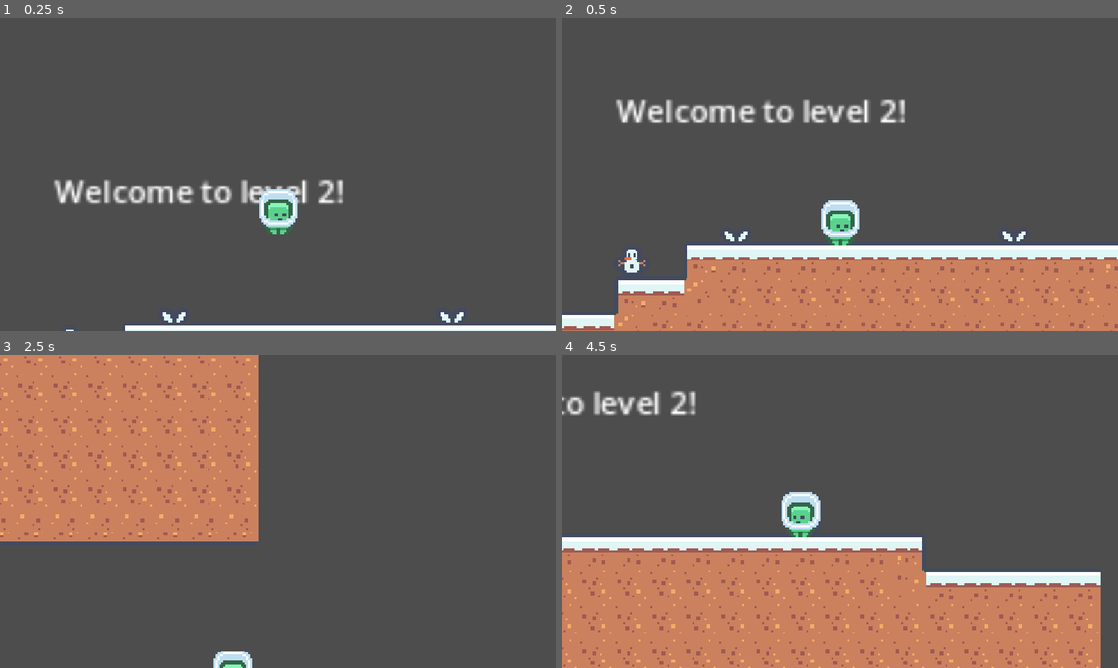
Above: before the commit, frames 1-4 (two rows, left to right).
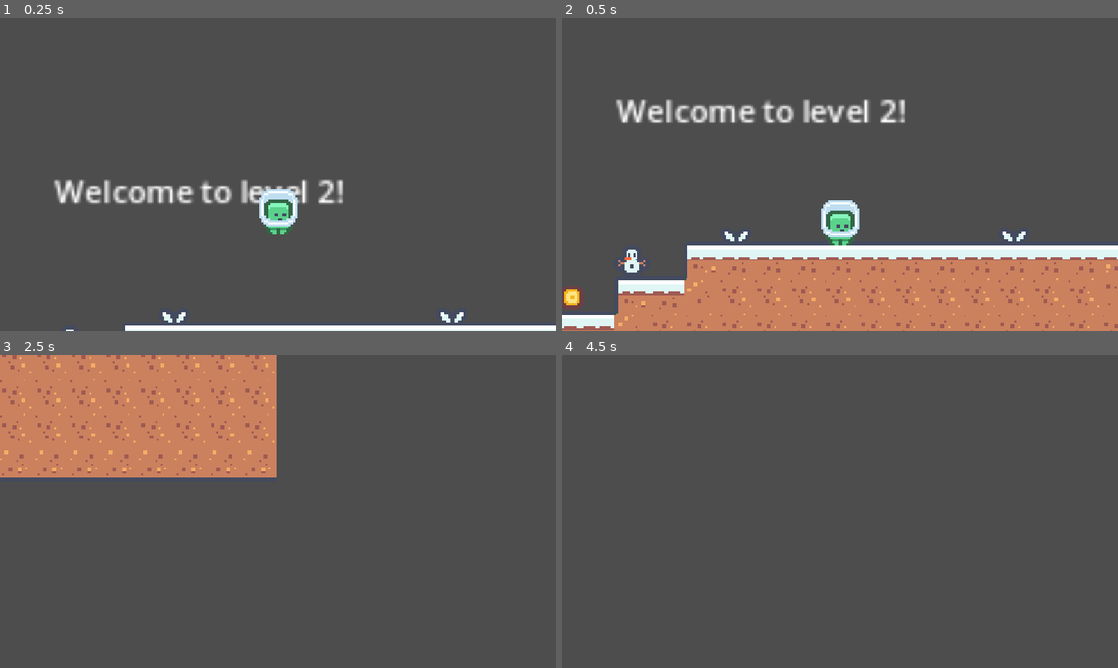
Above: after the commit, the same moments.

Repository: MAL-11DGT-2025/92005-sprint-1-Dekoder-py-school
Game: Godot game, scene res://scenes/level_two/level_two.tscn
The game is run twice, just before and just after one commit, with the same random seed, the same clock (stepped at 60 frames per second) and the same inputs. This scene is started directly instead of the project's main scene. Sound files missing from this copy of the repository are replaced by a short silence.
Inputs:
- Up to frame 1 (0.25 s): no input
- Up to frame 2 (0.5 s): no input
- Up to frame 3 (2.5 s): hold D (right) 0.53-2.03 s; tap W (jump) at 0.77, 1.52 s; hold A (left) from 2.03 s (still down)
- Up to frame 4 (4.5 s): release A (left) at 2.78 s; hold D (right) 2.78-4.28 s; tap W (jump) at 3.02, 3.77 s; hold A (left) from 4.28 s (still down)

Frame 1 is identical in both runs. In frame 2, 0.3% of the frame differs, in the area x 0-4%, y 85-94%; in frame 3, 14%; in frame 4, 39%, in the area x 0-97%, y 11-100%.

Commit message:
move player to seperate layer

Diff:
--- a/scenes/coin/coin.tscn
+++ b/scenes/coin/coin.tscn
@@ -74,6 +74,7 @@
 }
 
 [node name="Coin" type="Area2D"]
+collision_mask = 2
 script = ExtResource("2_u0637")
 
 [node name="AnimatedSprite" type="AnimatedSprite2D" parent="."]
--- a/scenes/level_one/level_one.tscn
+++ b/scenes/level_one/level_one.tscn
@@ -1,10 +1,11 @@
-[gd_scene load_steps=9 format=4 uid="uid://b77kj2iicntg1"]
+[gd_scene load_steps=11 format=4 uid="uid://b77kj2iicntg1"]
 
 [ext_resource type="Texture2D" uid="uid://byfhan2k428p4" path="res://assets/tilemap.png" id="1_ptc67"]
 [ext_resource type="PackedScene" uid="uid://b7jtkf7digme3" path="res://scenes/player/player.tscn" id="2_l8j5s"]
 [ext_resource type="PackedScene" uid="uid://b1kfkrl1d3bnm" path="res://scenes/level_transistion/level_transition.tscn" id="3_l8j5s"]
 [ext_resource type="PackedScene" uid="uid://cf14ufgngavb4" path="res://scenes/killzone/killzone.tscn" id="4_ogq8d"]
 [ext_resource type="PackedScene" uid="uid://doq58swoolqcp" path="res://scenes/coin/coin.tscn" id="5_vgw7g"]
+[ext_resource type="AudioStream" uid="uid://cba71jo1g6tuy" path="res://assets/levelUp.wav" id="6_7qh7y"]
 
 [sub_resource type="TileSetAtlasSource" id="TileSetAtlasSource_l8j5s"]
 texture = ExtResource("1_ptc67")
@@ -238,6 +239,9 @@
 [sub_resource type="WorldBoundaryShape2D" id="WorldBoundaryShape2D_vgw7g"]
 distance = -132.0
 
+[sub_resource type="CircleShape2D" id="CircleShape2D_v0lfl"]
+radius = 7.0
+
 [node name="LevelOne" type="Node"]
 
 [node name="Midground" type="TileMapLayer" parent="."]
@@ -287,3 +291,11 @@
 
 [node name="Coin2" parent="Coins" instance=ExtResource("5_vgw7g")]
 position = Vector2(630, 494)
+
+[node name="Area2D" type="Area2D" parent="."]
+
+[node name="CollisionShape2D" type="CollisionShape2D" parent="Area2D"]
+shape = SubResource("CircleShape2D_v0lfl")
+
+[node name="LevelUpSound" type="AudioStreamPlayer" parent="."]
+stream = ExtResource("6_7qh7y")
--- a/scenes/level_transistion/level_transition.tscn
+++ b/scenes/level_transistion/level_transition.tscn
@@ -14,6 +14,7 @@
 script = ExtResource("1_jjkk8")
 
 [node name="Area2D" type="Area2D" parent="."]
+collision_mask = 2
 
 [node name="CollisionShape2D" type="CollisionShape2D" parent="Area2D"]
 shape = SubResource("CircleShape2D_066do")
--- a/scenes/level_two/level_two.tscn
+++ b/scenes/level_two/level_two.tscn
@@ -266,4 +266,4 @@
 [node name="Coins" type="Node" parent="."]
 
 [node name="Coin" parent="Coins" instance=ExtResource("4_duqq2")]
-position = Vector2(158, 534)
+position = Vector2(158, 533)
--- a/scenes/player/player.tscn
+++ b/scenes/player/player.tscn
@@ -8,6 +8,7 @@
 size = Vector2(14, 18)
 
 [node name="Player" type="CharacterBody2D"]
+collision_layer = 2
 script = ExtResource("1_rkbax")
 
 [node name="Sprite2D" type="Sprite2D" parent="."]
